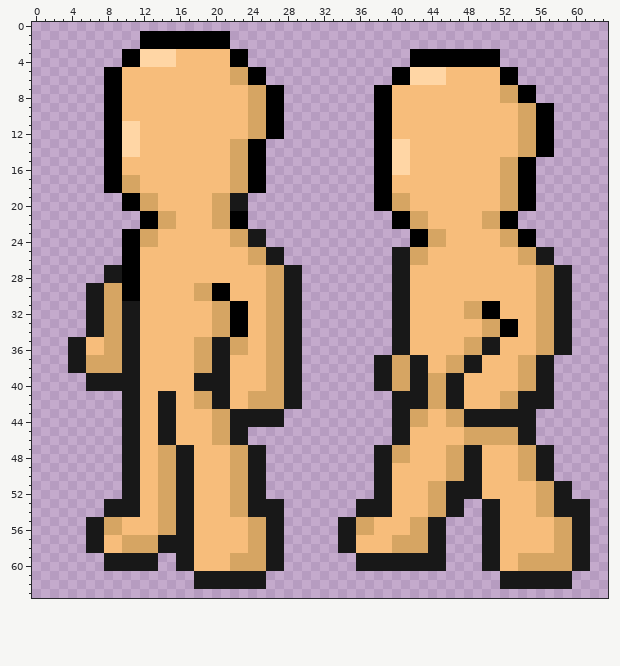
Pixel-art sprite, stored at The-Elm-Scrolls/assets/player/player_left.png. Above: the version before the commit.
The file is 64x64 pixels.
Once edited:
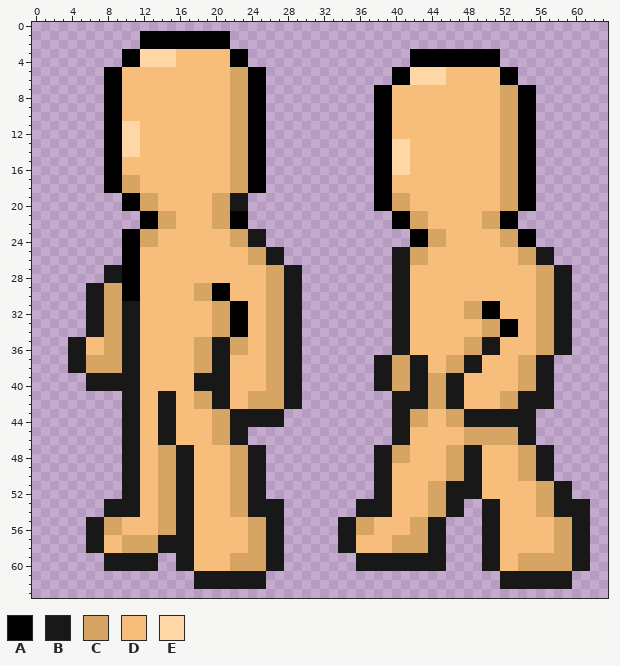
Palette (. is transparent): A #000000  B #181818  C #d6a563  D #f7bd7b  E #ffd6a5
Difference:
y 7..8: x 22..27 DDCCAA -> CCAA..
y 9..12: x 22..27 DDCCAA -> CCAA..; x 52..57 DDCCAA -> CCAA..
y 13..14: x 52..57 DDCCAA -> CCAA..
Boxes around the changes in both pictures, in picture pixels (x1, y1, x2, y2):
changed: (230, 85, 284, 139)
changed: (500, 103, 554, 157)
